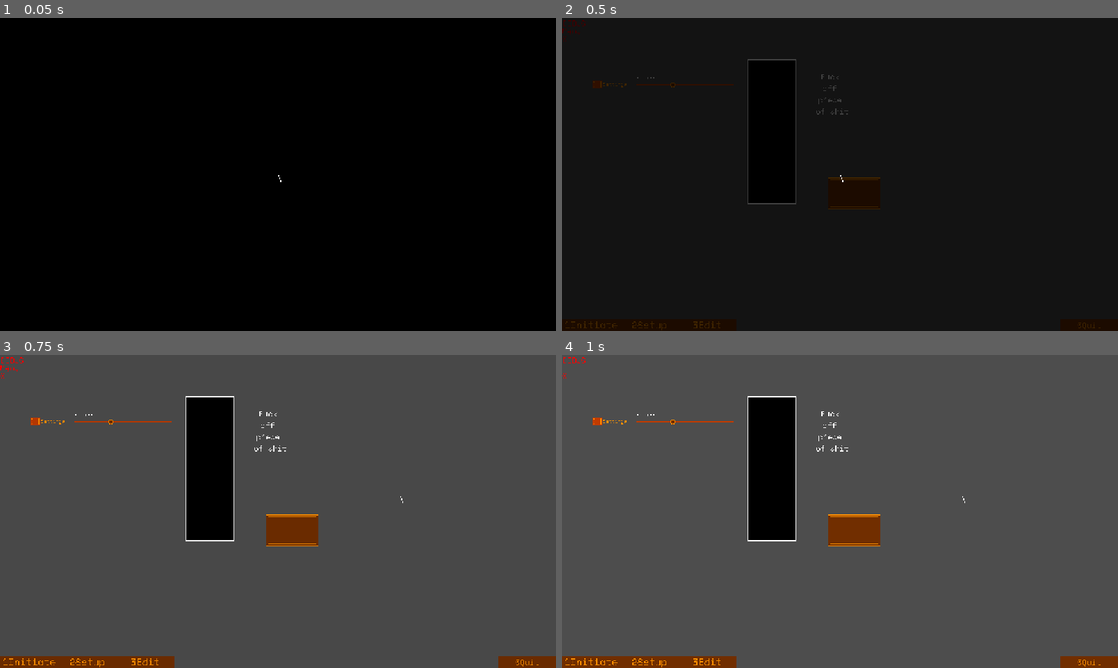
Above: before the commit, frames 1-4 (two rows, left to right).
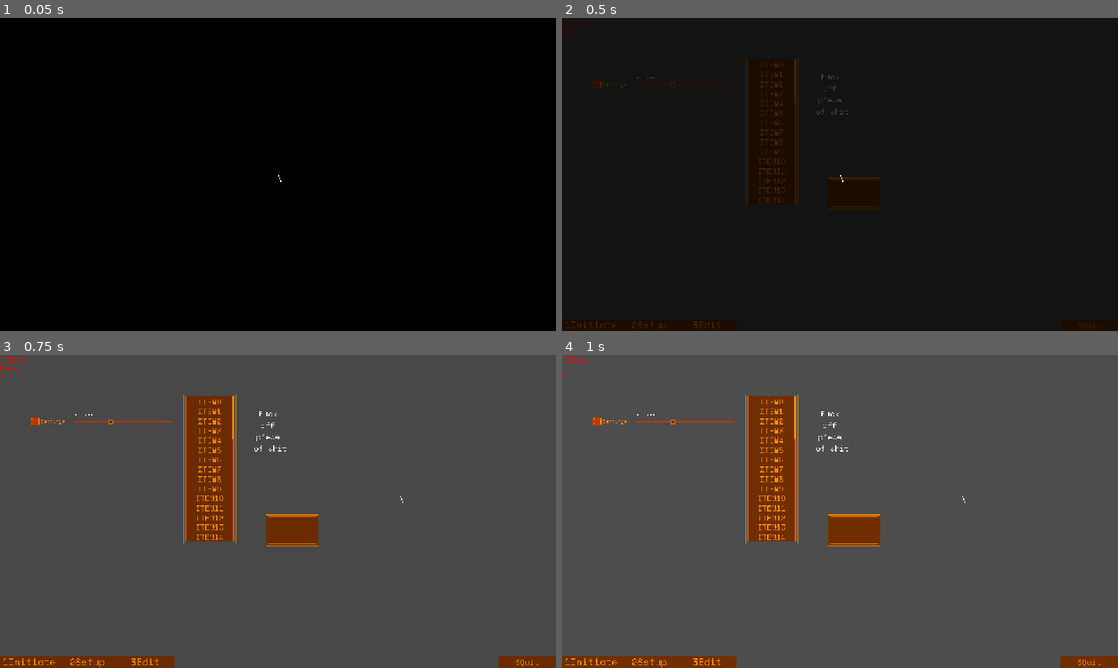
Above: after the commit, the same moments.

Repository: nylonswordsman/fangamesofar
Game: Godot game, scene res://main.tscn
Two runs of this game, one before a commit and one after it. Both use one fixed random seed, a clock stepped at 60 frames per second and the inputs below.
Inputs (mouse positions are in pixels of both pictures, inside the frame that each line leads up to):
- Up to frame 1 (0.05 s): no input
- Up to frame 2 (0.5 s): no input
- Up to frame 3 (0.75 s): move the mouse to (400, 495) at 0.52 s; hold K (GUIEditNBRight+) from 0.53 s (still down); hold A (A) from 0.53 s (still down)
- Up to frame 4 (1 s): keep holding K (GUIEditNBRight+); keep holding A (A); tap D (D) at 0.8 s

Frame 1 is identical in both runs. In frame 2, 4.2% of the frame differs, in the area x 33-43%, y 12-61%; in frame 3, 4.2%; in frame 4, 4.2%.

Commit message:
stylization + a single fix

Diff:
--- a/GUILayouts/Menu.tres
+++ b/GUILayouts/Menu.tres
@@ -64,7 +64,7 @@
 "altValue": false,
 "func": "null",
 "funcNode": "null",
-"name": &"New List",
+"name": &"ListTesting",
 "neighbours": Vector4i(-1, -1, -1, -1),
 "rect": Rect2i(384, 85, 100, 300),
 "type": "List"
--- a/GUILayouts/Menu2.tres
+++ b/GUILayouts/Menu2.tres
@@ -1,6 +1,6 @@
-[gd_resource type="Resource" load_steps=2 format=3]
+[gd_resource type="Resource" load_steps=2 format=3 uid="uid://d1iwecfiawifv"]
 
-[ext_resource type="Script" path="res://GUILayouts/LayoutResource.gd" id="1_inwjd"]
+[ext_resource type="Script" uid="uid://cjph1n8x3gf3t" path="res://GUILayouts/LayoutResource.gd" id="1_inwjd"]
 
 [resource]
 script = ExtResource("1_inwjd")
--- a/Scripts/GUI/gui_list.gd
+++ b/Scripts/GUI/gui_list.gd
@@ -4,7 +4,7 @@
 var objID
 var Type:String = "List"
 @export var Rect:Rect2i = Rect2i(0,0,100,300)
-@export var BorderWidth = 2
+@export var BorderWidth = 1
 @export var Items:Array[String]
 @export var Function:String = "null"
 @export var FuncNode:String = "null"
@@ -78,6 +78,10 @@
 	pass
 
 func _draw() -> void:
-	var animSize = clamp(hoverAnim,0,6)+click
-	draw_rect(Rect2i(Rect.position,Rect.size),Color.BLACK)
-	draw_rect(Rect2i(Rect.position,Rect.size),Color.WHITE,false,BorderWidth)
+	draw_rect(Rect2i(Rect.position,Rect.size),master.BackgroundColor)
+
+	draw_rect(Rect2i(Rect.position+Vector2i(Rect.size.x-4,0),Vector2i(4,Rect.size.y)),master.SecondaryColor)
+	draw_rect(Rect2i(Rect.position+Vector2i(Rect.size.x-4,offset*(Rect.size.y/(Items.size()*20.0+16))),Vector2i(4,Rect.size.y*(Rect.size.y/(Items.size()*20.0+16)))),master.PrimaryColor)
+
+	draw_rect(Rect2i(Rect.position,Rect.size),master.PrimaryColor,false,BorderWidth)
+	draw_rect(Rect2i(Rect.position-Vector2i(4,4),Rect.size+Vector2i(8,8)),master.PrimaryColor,false,BorderWidth)
--- a/Scripts/GUI/gui_list_text.gd
+++ b/Scripts/GUI/gui_list_text.gd
@@ -19,11 +19,12 @@
 	for i in range(0,list.Items.size()):
 		#draw_circle(Vector2(0,20*i),4,Color.WHITE)
 		if list.offset>16+20*i||16+20*i-list.offset>list.Rect.size.y:continue
-		draw_string(font,Vector2(0,16+20*i-list.offset),list.Items[i],HORIZONTAL_ALIGNMENT_CENTER,list.Rect.size.x-(list.BorderWidth*2))
-		if i<list.Items.size()-1:draw_line(Vector2(8,20+20*i-list.offset),Vector2(list.Rect.size.x-8-(list.BorderWidth*2),20+20*i-list.offset),Color(Color.WHITE,0.1))
+		draw_string(font,Vector2(0,16+20*i-list.offset),list.Items[i],HORIZONTAL_ALIGNMENT_CENTER,\
+			list.Rect.size.x-(list.BorderWidth*2),16,list.master.PrimaryColor)
 		if i==list.SelectedItem:
-			var animSize = clamp(list.hoverAnim,0,6)
-			draw_line(Vector2(3,0+20*i-list.offset),Vector2(3,(20*(animSize/6.0))+20*i-list.offset),Color(1,1,1,list.colorCurve.sample(list.colorAnim/30.0)),3)
-			draw_line(Vector2(list.Rect.size.x-3-(list.BorderWidth*2),20-(20*(animSize/6.0))+20*i-list.offset),Vector2(list.Rect.size.x-3-(list.BorderWidth*2),20+20*i-list.offset),Color(1,1,1,list.colorCurve.sample(list.colorAnim/30.0)),3)
-			if animSize<6:draw_rect(Rect2(2,20*i-list.offset,list.Rect.size.x-(list.BorderWidth*2),20),Color(1,1,1,0.1*(1-(animSize/6.0))))
-			if list.click>0:draw_rect(Rect2(2,20*i-list.offset,list.Rect.size.x-(list.BorderWidth*2),20),Color(1,1,1,list.click/8.0))
+			var animSize = clamp(list.hoverAnim,0,12)
+			draw_rect(Rect2(2,20*i-list.offset,list.Rect.size.x-(list.BorderWidth*2),20),\
+			Color(list.master.HighlightColor,list.master.FlashCurve.sample((animSize/12.0)+(list.click/8.0))))
+			draw_string(font,Vector2(0,16+20*i-list.offset),list.Items[i],HORIZONTAL_ALIGNMENT_CENTER,\
+			list.Rect.size.x-(list.BorderWidth*2),16,Color(list.master.HighTextColor,\
+			list.master.FlashCurve.sample((animSize/12.0)+(list.click/8.0))))
--- a/Scripts/GUI/gui_master.gd
+++ b/Scripts/GUI/gui_master.gd
@@ -38,6 +38,7 @@
 @export var SecondaryColor:Color
 @export var BackgroundColor:Color
 @export var HighlightColor:Color
+@export var HighTextColor:Color
 @export var FlashCurve:Curve
 
 func Fade(playSfx:bool=true) -> void:
@@ -308,7 +309,7 @@
 					if node.SelectedItem!=-1:
 						node.click = 8
 						sfx[1].play()
-						node.callable.callv(node.Value)
+						#node.callable.callv(node.Value)
 	if Input.is_action_just_released("GUICursorAction"):heldID = -1
 
 func ElementCallFunc(element:Node2D) -> void:
--- a/data/save1.tres
+++ b/data/save1.tres
@@ -6,12 +6,6 @@
 script = ExtResource("1_7itov")
 expieBooks = Array[Dictionary]([{
 "armor": "placeholder",
-"baseCHA": 5,
-"baseCON": 5,
-"baseDEX": 5,
-"baseINT": 5,
-"baseSTR": 5,
-"baseWIS": 5,
 "currentHeadIntegrity": 30,
 "currentHunger": 100,
 "currentLArmIntegrity": 30,
@@ -24,16 +18,15 @@
 "expieName": "Epsilon",
 "expieSpecies": "Experi.",
 "gifts": [0, 1, 2, 3, 4, 5, 6, 7],
-"tool": "placeholder",
+"pointsInCHA": 0,
+"pointsInCON": 0,
+"pointsInDEX": 0,
+"pointsInINT": 0,
+"pointsInSTR": 0,
+"pointsInWIS": 0,
 "weapon": "placeholder"
 }, {
 "armor": "placeholder",
-"baseCHA": 5,
-"baseCON": 5,
-"baseDEX": 5,
-"baseINT": 5,
-"baseSTR": 5,
-"baseWIS": 5,
 "currentHeadIntegrity": 30,
 "currentHunger": 120,
 "currentLArmIntegrity": 30,
@@ -46,16 +39,15 @@
 "expieName": "Gamma",
 "expieSpecies": "Orange",
 "gifts": [0, 1, 2, 3, 4, 5, 6, 7],
-"tool": "placeholder",
+"pointsInCHA": 0,
+"pointsInCON": 0,
+"pointsInDEX": 0,
+"pointsInINT": 0,
+"pointsInSTR": 0,
+"pointsInWIS": 0,
 "weapon": "placeholder"
 }, {
 "armor": "placeholder",
-"baseCHA": 5,
-"baseCON": 5,
-"baseDEX": 5,
-"baseINT": 5,
-"baseSTR": 5,
-"baseWIS": 5,
 "currentHeadIntegrity": 30,
 "currentHunger": 90,
 "currentLArmIntegrity": 30,
@@ -68,16 +60,15 @@
 "expieName": "Tau",
 "expieSpecies": "Milky",
 "gifts": [0, 1, 2, 3, 4, 5, 6, 7],
-"tool": "placeholder",
+"pointsInCHA": 0,
+"pointsInCON": 0,
+"pointsInDEX": 0,
+"pointsInINT": 0,
+"pointsInSTR": 0,
+"pointsInWIS": 0,
 "weapon": "placeholder"
 }, {
 "armor": "placeholder",
-"baseCHA": 5,
-"baseCON": 5,
-"baseDEX": 5,
-"baseINT": 5,
-"baseSTR": 5,
-"baseWIS": 5,
 "currentHeadIntegrity": 30,
 "currentHunger": 130,
 "currentLArmIntegrity": 30,
@@ -90,16 +81,15 @@
 "expieName": "Psi",
 "expieSpecies": "Hauler",
 "gifts": [0, 1, 2, 3, 4, 5, 6, 7],
-"tool": "placeholder",
+"pointsInCHA": 0,
+"pointsInCON": 0,
+"pointsInDEX": 0,
+"pointsInINT": 0,
+"pointsInSTR": 0,
+"pointsInWIS": 0,
 "weapon": "placeholder"
 }, {
 "armor": "placeholder",
-"baseCHA": 5,
-"baseCON": 5,
-"baseDEX": 5,
-"baseINT": 5,
-"baseSTR": 5,
-"baseWIS": 5,
 "currentHeadIntegrity": 30,
 "currentHunger": 100,
 "currentLArmIntegrity": 30,
@@ -112,16 +102,15 @@
 "expieName": "null",
 "expieSpecies": "null",
 "gifts": [0, 1, 2, 3, 4, 5, 6, 7],
-"tool": "placeholder",
+"pointsInCHA": 0,
+"pointsInCON": 0,
+"pointsInDEX": 0,
+"pointsInINT": 0,
+"pointsInSTR": 0,
+"pointsInWIS": 0,
 "weapon": "placeholder"
 }, {
 "armor": "placeholder",
-"baseCHA": 5,
-"baseCON": 5,
-"baseDEX": 5,
-"baseINT": 5,
-"baseSTR": 5,
-"baseWIS": 5,
 "currentHeadIntegrity": 30,
 "currentHunger": 100,
 "currentLArmIntegrity": 30,
@@ -134,16 +123,15 @@
 "expieName": "null",
 "expieSpecies": "null",
 "gifts": [0, 1, 2, 3, 4, 5, 6, 7],
-"tool": "placeholder",
+"pointsInCHA": 0,
+"pointsInCON": 0,
+"pointsInDEX": 0,
+"pointsInINT": 0,
+"pointsInSTR": 0,
+"pointsInWIS": 0,
 "weapon": "placeholder"
 }, {
 "armor": "placeholder",
-"baseCHA": 5,
-"baseCON": 5,
-"baseDEX": 5,
-"baseINT": 5,
-"baseSTR": 5,
-"baseWIS": 5,
 "currentHeadIntegrity": 30,
 "currentHunger": 100,
 "currentLArmIntegrity": 30,
@@ -156,16 +144,15 @@
 "expieName": "null",
 "expieSpecies": "null",
 "gifts": [0, 1, 2, 3, 4, 5, 6, 7],
-"tool": "placeholder",
+"pointsInCHA": 0,
+"pointsInCON": 0,
+"pointsInDEX": 0,
+"pointsInINT": 0,
+"pointsInSTR": 0,
+"pointsInWIS": 0,
 "weapon": "placeholder"
 }, {
 "armor": "placeholder",
-"baseCHA": 5,
-"baseCON": 5,
-"baseDEX": 5,
-"baseINT": 5,
-"baseSTR": 5,
-"baseWIS": 5,
 "currentHeadIntegrity": 30,
 "currentHunger": 100,
 "currentLArmIntegrity": 30,
@@ -178,7 +165,12 @@
 "expieName": "null",
 "expieSpecies": "null",
 "gifts": [0, 1, 2, 3, 4, 5, 6, 7],
-"tool": "placeholder",
+"pointsInCHA": 0,
+"pointsInCON": 0,
+"pointsInDEX": 0,
+"pointsInINT": 0,
+"pointsInSTR": 0,
+"pointsInWIS": 0,
 "weapon": "placeholder"
 }])
 saveInfo = {
--- a/main.tscn
+++ b/main.tscn
@@ -7,6 +7,7 @@
 [ext_resource type="AudioStream" uid="uid://cenekix3v4hb8" path="res://Sounds/Untick.ogg" id="5_kek77"]
 [ext_resource type="AudioStream" uid="uid://cj4yw55n8td8p" path="res://Sounds/SliderTick.ogg" id="6_4c57u"]
 [ext_resource type="AudioStream" uid="uid://dnwyvhsc7bren" path="res://Sounds/Transition.ogg" id="7_efxa6"]
+[ext_resource type="Script" uid="uid://dyy2co53388r2" path="res://menu_node.gd" id="8_5vw27"]
 
 [sub_resource type="Curve" id="Curve_0xm2m"]
 _data = [Vector2(0, 0), 0.0, 0.0, 0, 0, Vector2(0.494681, 1), 0.0, 0.0, 0, 0, Vector2(0.632979, 1), 0.0, 0.0, 0, 0, Vector2(1, 0), -5.80899, 0.0, 0, 0]
@@ -79,3 +80,4 @@
 layer = 41
 
 [node name="MenuNode" type="Node2D" parent="."]
+script = ExtResource("8_5vw27")
--- /dev/null
+++ b/menu_node.gd
@@ -0,0 +1,9 @@
+extends Node2D
+var ran = false
+func _process(delta: float) -> void:
+	if !get_node("/root/main/TextModule").TextLoaded||ran:return
+	var node = get_node("/root/main/GUILayer/GUIMaster/GUISubLayer/ListTesting")
+	for x in range(0,50):
+		node.Items.append("ITEM"+str(x))
+	ran = true
+	pass
Not shown: 1 places in main.tscn that only renumber resources
Not shown, added: menu_node.gd.uid
